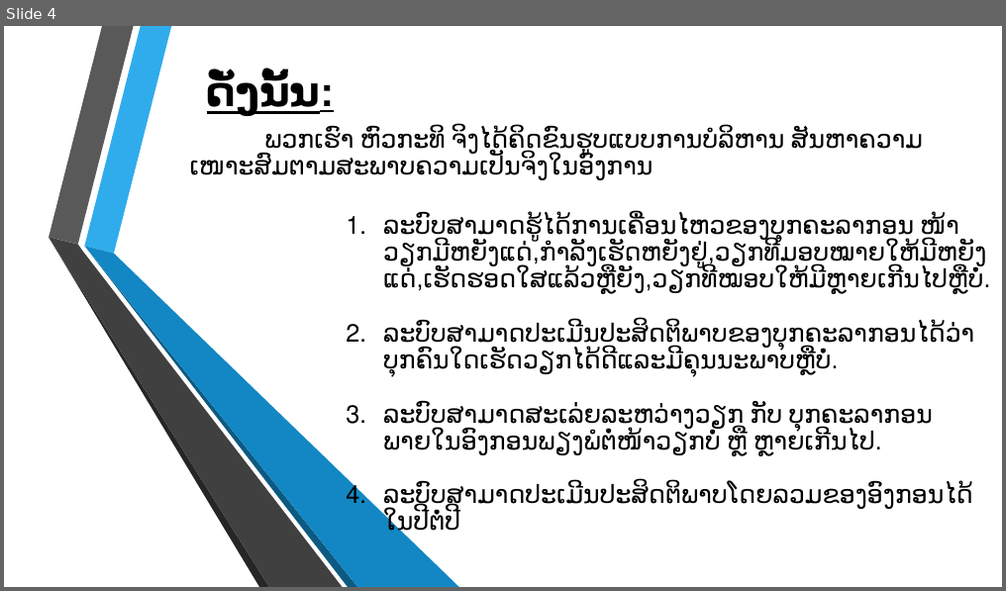
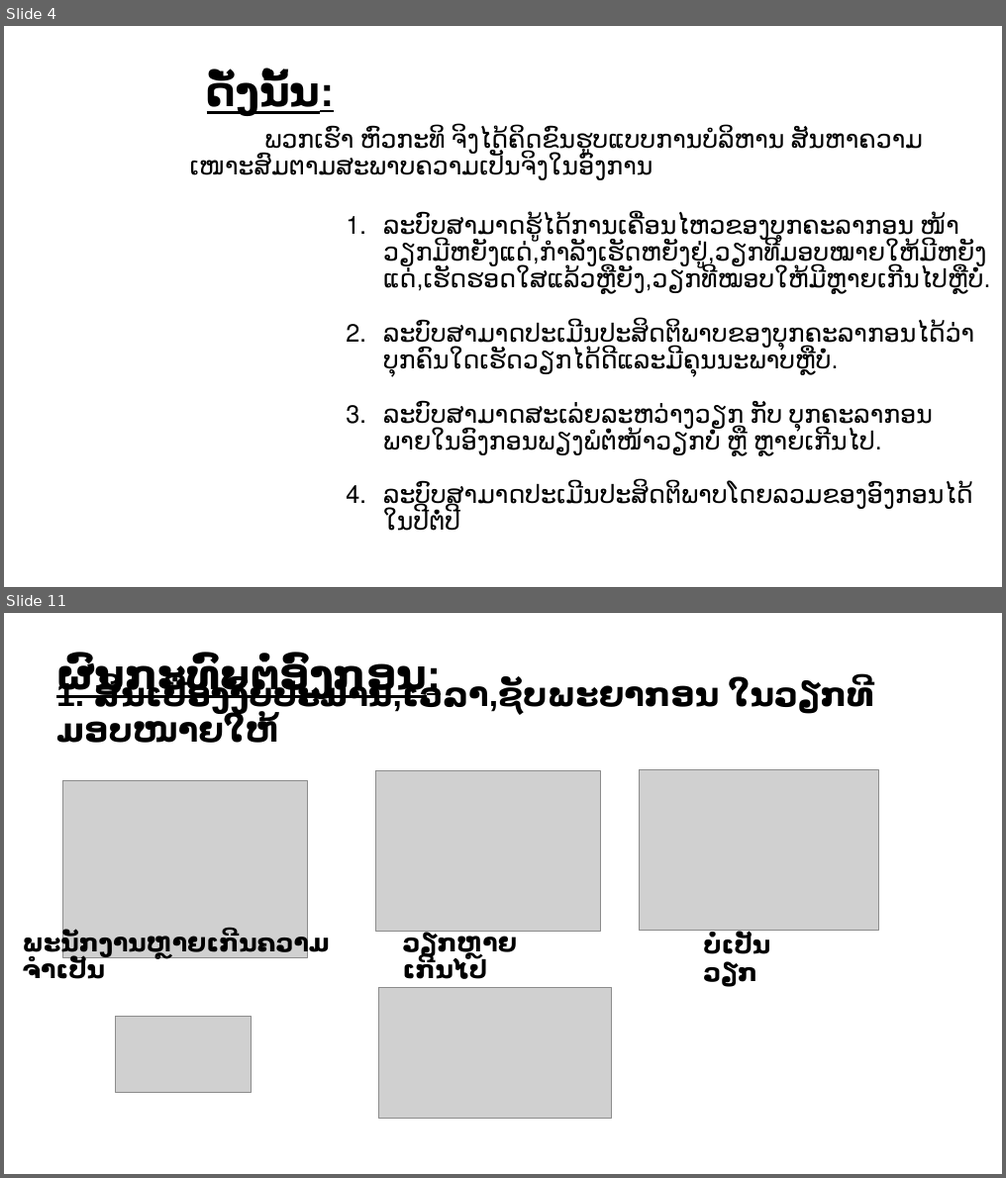
Before and after one commit to touy/taskmanager, a slide deck: ບົດພີເຊັ້ນ.pptx. Shown one above the other, each under a label of ours: slide 4 before the commit, slides 4 and 11 after it; the slides between them are not shown. The pictures are 1006x591 and 1006x1178 pixels, drawn with LibreOffice and Linux fonts; fonts in the diff are those of the drawing; grey boxes stand for pictures; background and template pictures are left out. Boxes give left, top, right and bottom in pixels: in the first picture for what was removed or moved away, otherwise in the second. Text is boxed around its words. In the diff, an @@ line names an element or a change of style, - is before the commit and + after.

```diff
--- a/ບົດພີເຊັ້ນ.pptx
+++ b/ບົດພີເຊັ້ນ.pptx
@@ slide 11 added at box(4, 613, 1002, 1174), background #FFFFFF @@
@@ text added at box(56, 656, 441, 699), 40 pt, text #000000, bold, underline @@
+ຜົນກະທົບຕໍ່ອົງກອນ:
@@ text added at box(56, 678, 874, 743), 32 pt, text #000000, bold @@
+1. ສິນເປືອງງົບປະມານ,ເວລາ,ຊັບພະຍາກອນ ໃນວຽກທີມອບໜາຍໃຫ້
@@ picture added at box(62, 780, 307, 958) @@
@@ picture added at box(376, 770, 601, 931) @@
@@ picture added at box(639, 770, 878, 931) @@
@@ text added at box(22, 931, 330, 979), 24 pt, text #000000, bold @@
+ພະນັກງານຫຼາຍເກີນຄວາມຈຳເປັນ
@@ text added at box(403, 931, 517, 979), 24 pt, text #000000, bold @@
+ວຽກຫຼາຍເກີນໄປ
@@ text added at box(703, 933, 770, 955), 24 pt, text #000000, bold @@
+ບໍ່ເປັນວຽກ
@@ picture added at box(378, 988, 611, 1119) @@
@@ picture added at box(116, 1017, 252, 1093) @@
@@ slide 4 changed as well @@
@@ group removed at box(49, 26, 460, 587): 6 freeform shapes @@
```
Also in this commit, not shown: 3 other slides changed, 15 other slides added.
